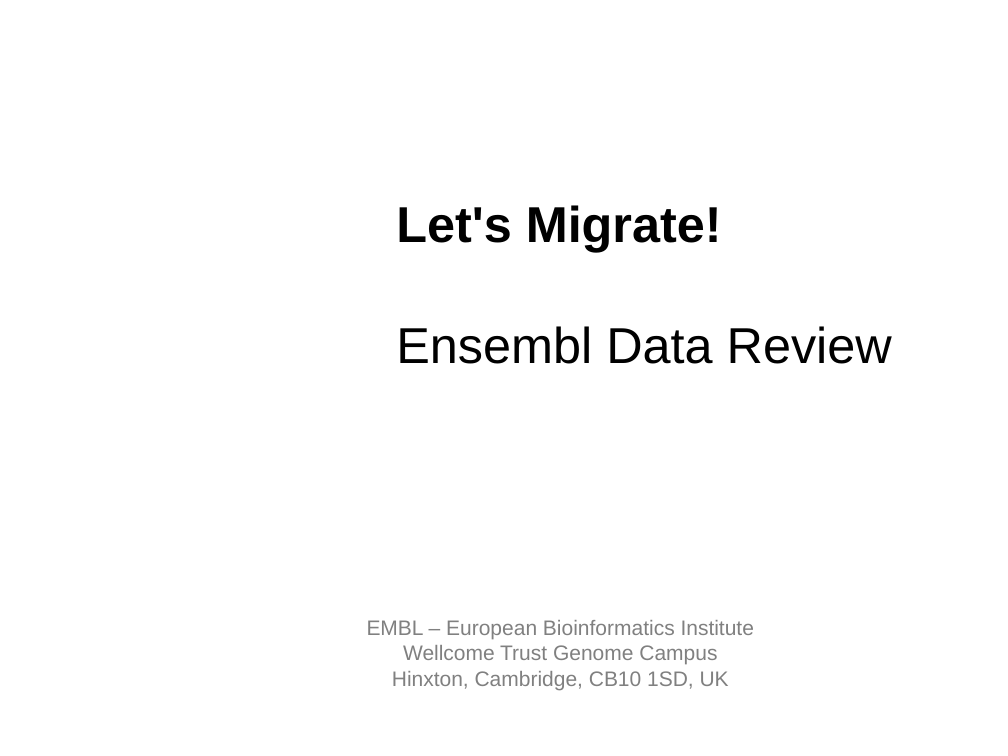
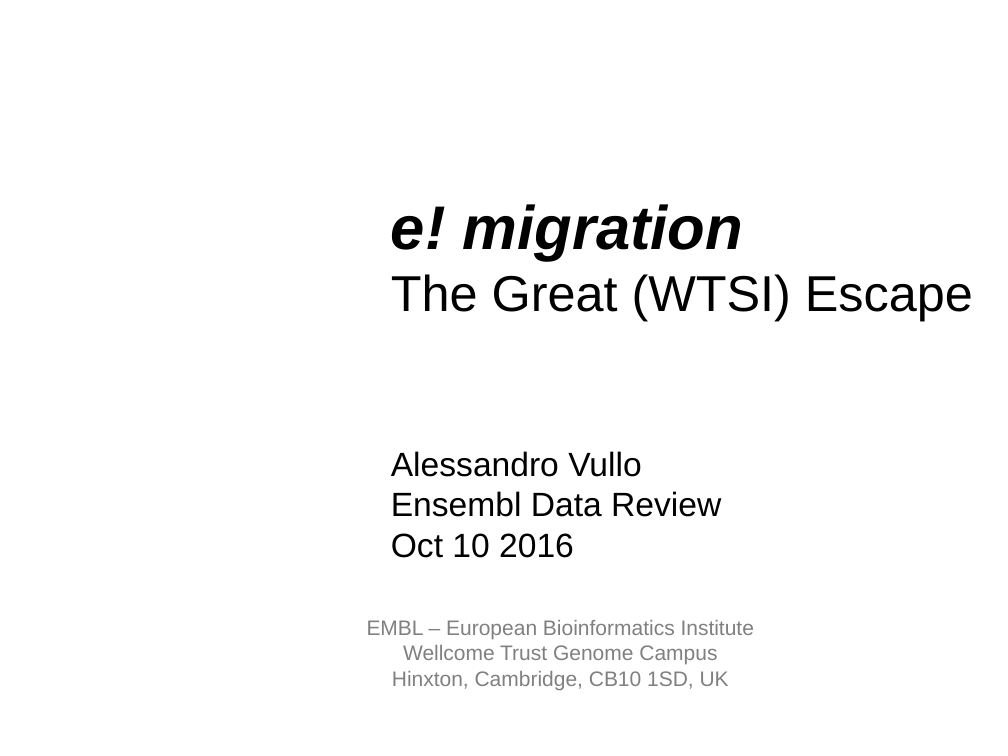
Before and after one commit to avullo/ensembl-migration-pm, a slide deck: slide 1 of data-review-10-16/talk.odp. Drawn at 1008x756 pixels with LibreOffice and Linux fonts; fonts in the diff are those of the drawing; background and template pictures are left out. Boxes give left, top, right and bottom in pixels: in the first picture for what was removed or moved away, otherwise in the second. Text is boxed around its words. In the diff, an @@ line names an element or a change of style, - is before the commit and + after.

```diff
--- a/data-review-10-16/talk.odp
+++ b/data-review-10-16/talk.odp
@@ text at (391,204,973,477): text changed; bold off @@
-Let's Migrate!
+e! migration
+The Great (WTSI) Escape
+Alessandro Vullo
@@ text at (391,491,721,517): size 36 to 24 pt in "Ensembl Data Review" @@
@@ text at (391,533,574,558): paragraph added @@
+Oct 10 2016
```
Also in this commit, not shown: 2 other slides changed, 2 slides added.
